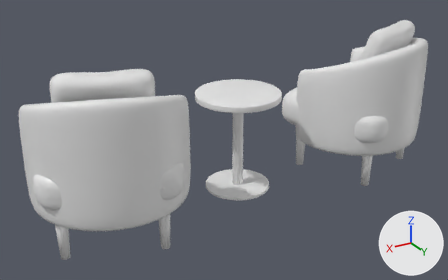
An edit to the Blender file Assets/window-seating.blend, drawn before and after from the same camera.
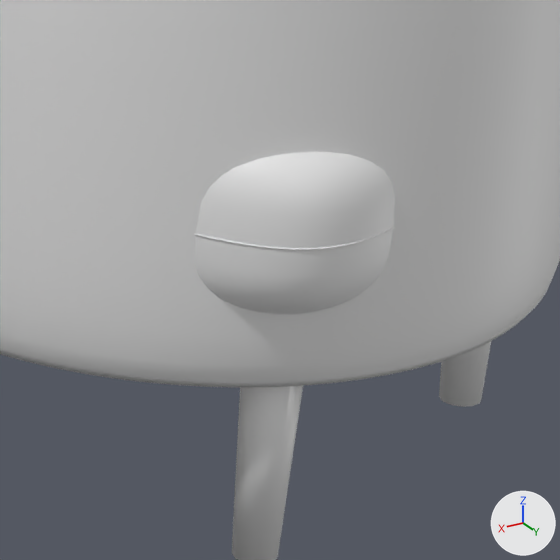
The first picture shows the older version from a 50 mm lens placed at (3.14, 1.81, 1.61), pointed at (1.59, -0.77, 0.32). The close-ups show the older and then the newer version on the part from 72% to 93% of the width and 32% to 66% of the height of that picture. Only the edits that show in the close-ups are written down. The axes (+X, +Y, +Z) are drawn at lower right. The lights are the same throughout.

The older version as bpy lines, for what is in view:
```python
me_cone_003 = bpy.data.meshes.new('Cone.003')
me_cone_003.from_pydata(...)  # a 12-sided cut cone along z (radius 0.022 at the low end, 0.032 at the high end) spanning x -0.032..0.032, y -0.032..0.032, z -0.127..0.127
me_cone_003.polygons.foreach_set('use_smooth', [True] * 14)
me_cone_003.materials.append(mat_wood)  # white #e7e7e7
me_continuous_upholstered_barrel = bpy.data.meshes.new('Continuous upholstered barrel')
me_continuous_upholstered_barrel.from_pydata(...)  # 15754 vertices, 15752 faces; spans x -0.381..0.381, y -0.211..0.368, z 0.196..0.783
me_continuous_upholstered_barrel.polygons.foreach_set('use_smooth', [True] * 15752)
me_continuous_upholstered_barrel.materials.append(mat_leather)  # white #e7e7e7
me_sphere = bpy.data.meshes.new('Sphere')
me_sphere.from_pydata(...)  # 1514 vertices, 1568 faces; spans x -0.337..0.337, y -0.348..0.312, z 0.248..0.464
me_sphere.polygons.foreach_set('use_smooth', [True] * 1568)
me_sphere.materials.append(mat_leather)  # white #e7e7e7
ob_single_upholstered_seat = bpy.data.objects.new('Single upholstered seat', me_sphere)
ob_single_upholstered_seat.parent = ob_chair_a
ob_single_upholstered_seat.location = (0.0, 0.0, 0.0)
ob_tapered_timber_leg_003 = bpy.data.objects.new('Tapered timber leg.003', me_cone_003)
ob_tapered_timber_leg_003.parent = ob_chair_a
ob_tapered_timber_leg_003.location = (0.229, 0.216, 0.127)
ob_wraparound_leather_back_and_arms = bpy.data.objects.new('Wraparound leather back and arms', me_continuous_upholstered_barrel)
ob_wraparound_leather_back_and_arms.parent = ob_chair_a
ob_wraparound_leather_back_and_arms.location = (0.0, 0.0, 0.0)
# also in view: 'Tapered timber leg.001' at (0.42, -0.61, 0.13)
```
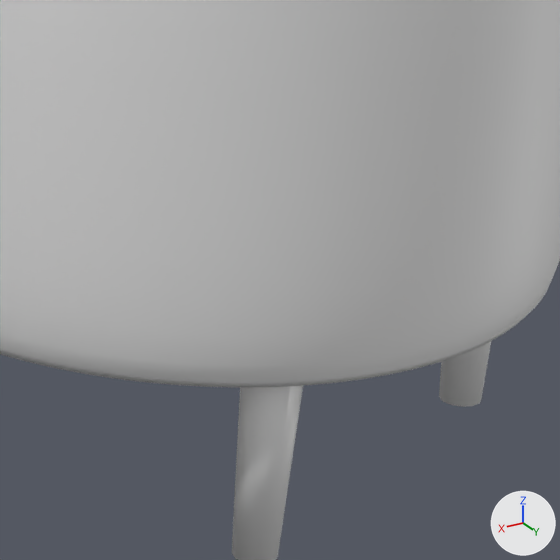
What changed in the scene script:
```text
Change me_sphere:
    where me_sphere.from_pydata(...)  # 1514 vertices, 1568 faces; spans x -0.337..0.337, y -0.348..0.312, z 0.248..0.464
    used by ob_single_upholstered_seat; parent = ob_chair_a; location = (0.0, 0.0, 0.0)
    me_sphere part 1: 187 of 1514 vertices moved; they spanned x 0.151..0.336, y 0.13..0.312, z 0.262..0.449 and now span x 0.15..0.317, y 0.127..0.298, z 0.262..0.449; mean shift (-0.026, -0.023, 0.0); largest move (0.298, 0.275, 0.356) -> (0.248, 0.229, 0.356)
```

Location of each change, [x1, y1, x2, y2] in pixels of the close-ups (560 x 560 px):
'Single upholstered seat', reshaped (not visible afterwards): before [195, 152, 395, 314]
